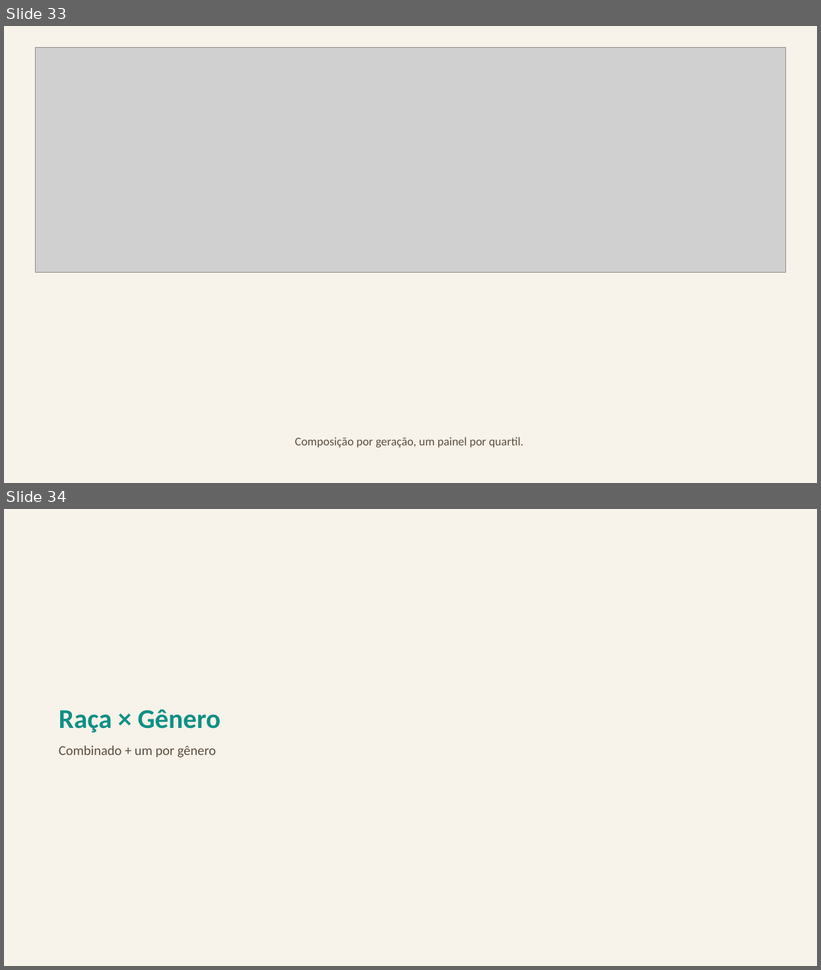
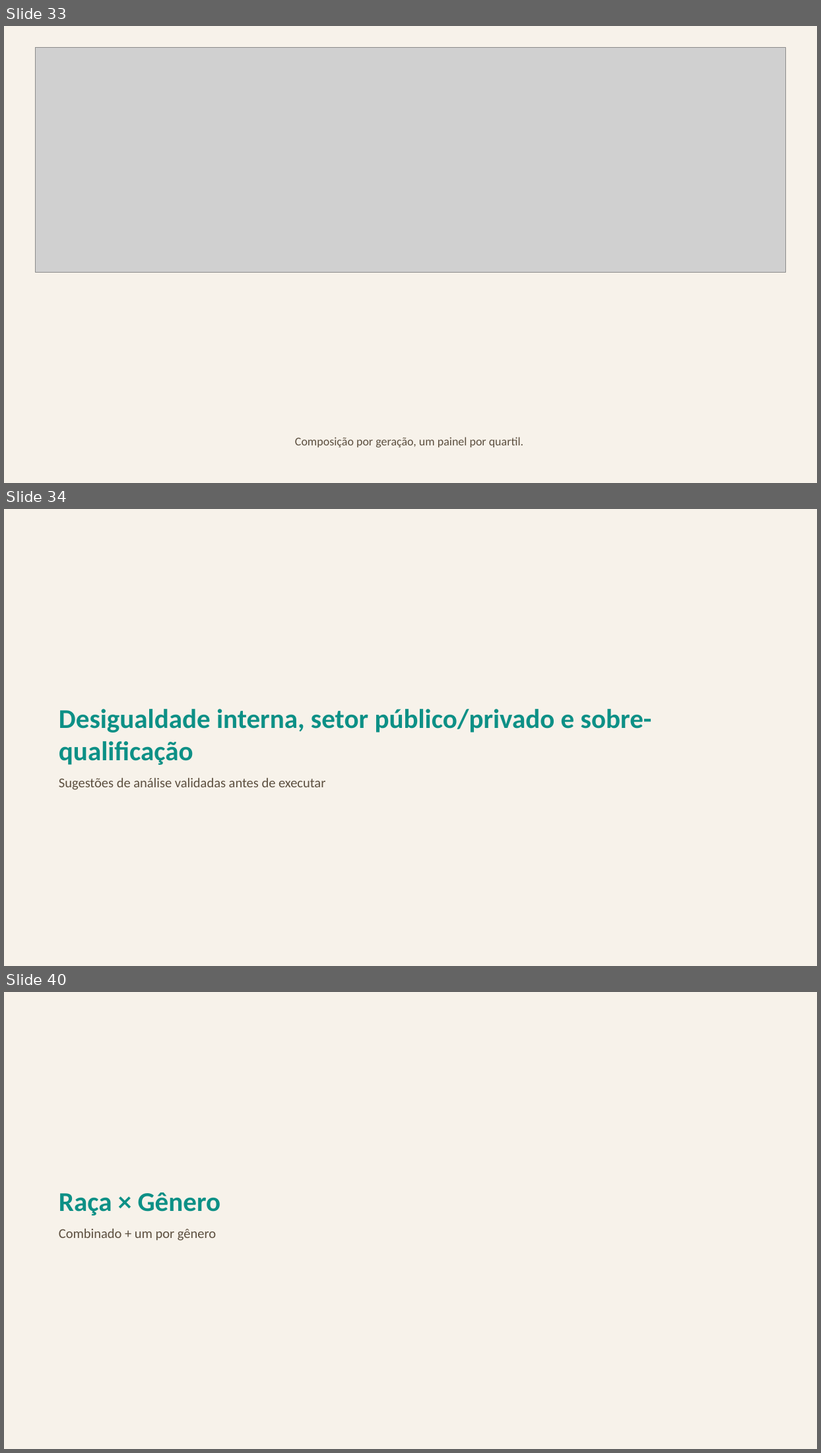
Before and after one commit to FelipeSantanaJ/Hub-Racial-Brasil, a slide deck: docs/Datahub_Racial_Brasil_Fase1.pptx. Shown one above the other, each under a label of ours: slides 33 and 34 before the commit, slides 33, 34 and 40 after it; the slides between them are not shown. The pictures are 821x970 and 821x1453 pixels, drawn with LibreOffice and Linux fonts; fonts in the diff are those of the drawing; grey boxes stand for pictures. Boxes give left, top, right and bottom in pixels: in the first picture for what was removed or moved away, otherwise in the second. Text is boxed around its words. In the diff, an @@ line names an element or a change of style, - is before the commit and + after.

Commit message:
Adiciona Gini/Theil por raça, setor econômico, setor público/privado e sobre-qualificação
Cinco análises sugeridas e validadas com o usuário (menu de opções) antes
de implementar:

- Gini por raça: função já existente no código (portada do notebook
  original), nunca usada até agora. Achado: Branca tem Gini mais alto
  (mais desigualdade interna) que Negra — não indica "situação melhor",
  reflete uma distribuição mais comprimida perto da base.
- Decomposição de Theil (entre/dentro dos grupos): nova função em
  pnadc_core.py, validada com 3 casos sintéticos antes de usar em dados
  reais. Achado: só ~7% da desigualdade total de renda vem de diferença
  ENTRE raças — 93% é dentro de cada raça, mostrando que a desigualdade
  brasileira é multifatorial (sem diminuir o hiato racial em si).
- Setor de atividade econômica (VD4010): variável extraída desde o
  início, nunca decodificada. Corrige um bug de zero-padding ANTES de
  usar (mesmo padrão de VD4009/VD4011). Segregação setorial (~10%) é
  menor que ocupacional (~17%).
- Hiato no setor Público vs. Privado: confirma a hipótese de que salário
  de concurso padronizado reduz o hiato racial (~45-50% público vs.
  ~58-68% privado).
- Sobre-qualificação: % com Superior completo em ocupações elementares,
  por raça — Negra com taxa quase o dobro da de Branca.

68 gráficos (era 63), apresentação com 88 slides (era 82), 25 datasets
(era 20).

```diff
--- a/docs/Datahub_Racial_Brasil_Fase1.pptx
+++ b/docs/Datahub_Racial_Brasil_Fase1.pptx
@@ slide 34 added at (4, 509, 817, 966), background #F7F2EA @@
@@ text added at (59, 709, 652, 790), 32 pt, text #0D9086, bold @@
+Desigualdade interna, setor público/privado e sobre-qualificação
+Sugestões de análise validadas antes de executar
@@ what was slide 34 is now slide 40 @@
```
Also in this commit, not shown: 5 other slides added, 18 other files.
